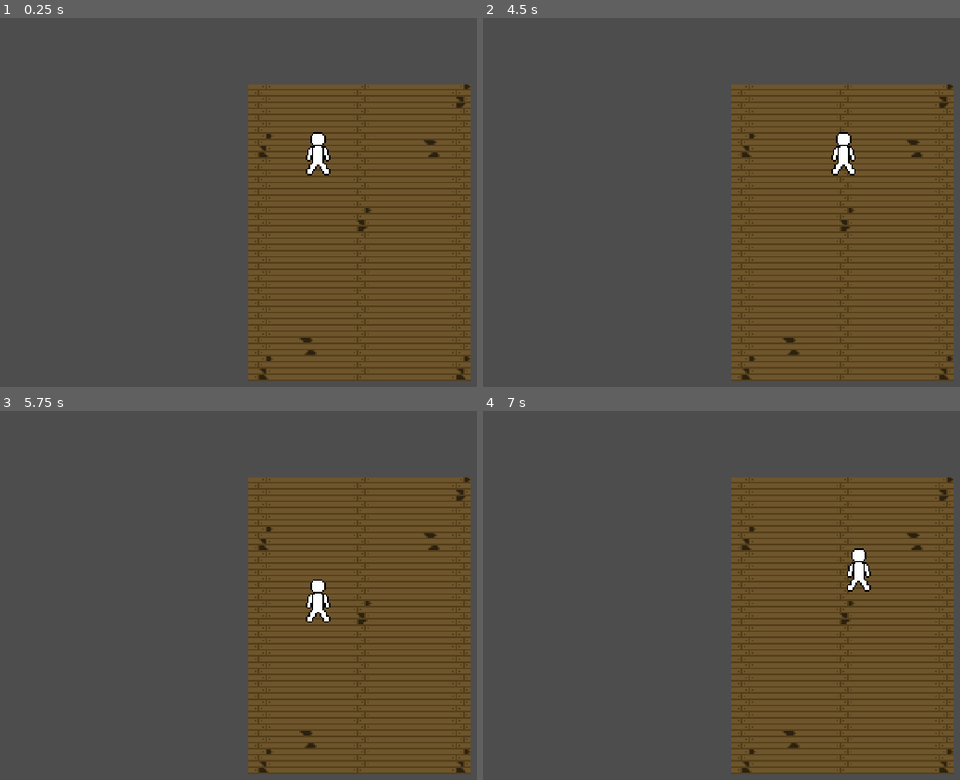
Above: before the commit, frames 1-4 (two rows, left to right).
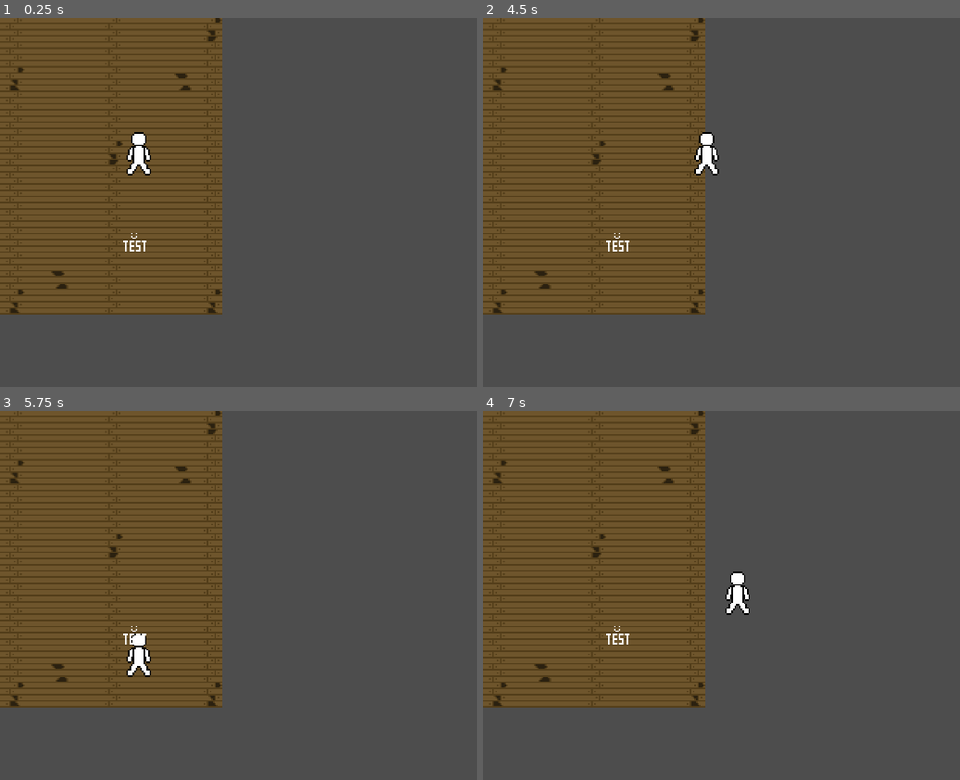
Above: after the commit, the same moments.

Repository: minimar/survivalgamething
Game: Godot game, scene res://Scenes/cabin.tscn
Same seed, same stepped clock (60 frames per second), same inputs: the game is played once before the commit and once after it. This scene is started directly instead of the project's main scene.
Inputs:
- Up to frame 1 (0.25 s): no input
- Up to frame 2 (4.5 s): tap Enter at 0.5 s; hold Right (ui_right) 0.53-1.28 s; tap Z (Interact, bound only after the commit) every 0.75 s from 0.6 to 4.35 s; hold Down (ui_down) 1.28-2.03 s; hold Right (ui_right) 2.03-2.78 s; hold Up (ui_up) 2.78-3.53 s; hold Left (ui_left) from 3.53 s (still down)
- Up to frame 3 (5.75 s): release Left (ui_left) at 5.03 s; hold Down (ui_down) from 5.03 s (still down); tap Z (Interact, bound only after the commit) at 5.1 s
- Up to frame 4 (7 s): release Down (ui_down) at 5.78 s; hold Right (ui_right) 5.78-6.53 s; tap Z (Interact, bound only after the commit) at 5.85, 6.6 s; hold Up (ui_up) from 6.53 s (still down)

The runs differ from the first frame. In frame 1, 75% of the frame differs, in the area x 0-99%, y 0-99%; in frame 2, 75%; in frame 3, 75%; in frame 4, 75%.

Commit message:
Interaction System

Diff:
--- /dev/null
+++ b/Scenes/Instanced Objects/dialogue_area.tscn
@@ -0,0 +1,14 @@
+[gd_scene load_steps=3 format=3 uid="uid://n6r0marigtb4"]
+
+[ext_resource type="Script" path="res://Scripts/dialogue_area.gd" id="1_pvrpc"]
+
+[sub_resource type="RectangleShape2D" id="RectangleShape2D_xod6k"]
+size = Vector2(16, 16)
+
+[node name="dialogueArea" type="Area2D"]
+collision_layer = 2
+collision_mask = 2
+script = ExtResource("1_pvrpc")
+
+[node name="CollisionShape2D" type="CollisionShape2D" parent="."]
+shape = SubResource("RectangleShape2D_xod6k")
--- a/Scenes/cabin.tscn
+++ b/Scenes/cabin.tscn
@@ -1,7 +1,11 @@
-[gd_scene load_steps=5 format=3 uid="uid://d0bpd1fovyfi0"]
+[gd_scene load_steps=9 format=3 uid="uid://d0bpd1fovyfi0"]
 
+[ext_resource type="Script" path="res://Scripts/worldHandler.gd" id="1_i2bk3"]
 [ext_resource type="Texture2D" uid="uid://ynrq185ctnc7" path="res://Assets/Sprites/CabinSpriteSheet.png" id="1_t2tc3"]
 [ext_resource type="PackedScene" uid="uid://brfafs40nxg43" path="res://Scenes/player.tscn" id="2_vf2bq"]
+[ext_resource type="Texture2D" uid="uid://bkv1rubqk10ed" path="res://Assets/Sprites/test.png" id="3_pmn3o"]
+[ext_resource type="PackedScene" uid="uid://n6r0marigtb4" path="res://Scenes/Instanced Objects/dialogue_area.tscn" id="4_qo1pu"]
+[ext_resource type="PackedScene" uid="uid://dt2omxug7nikb" path="res://Scenes/ui.tscn" id="6_qqhm1"]
 
 [sub_resource type="TileSetAtlasSource" id="TileSetAtlasSource_bymky"]
 texture = ExtResource("1_t2tc3")
@@ -16,16 +20,28 @@
 sources/0 = SubResource("TileSetAtlasSource_bymky")
 
 [node name="Cabin" type="Node2D"]
+script = ExtResource("1_i2bk3")
 
 [node name="TileMap" type="TileMap" parent="."]
-scale = Vector2(2, 2)
 tile_set = SubResource("TileSet_vt5dx")
 format = 2
 layer_0/tile_data = PackedInt32Array(0, 0, 15, 65536, 0, 15, 131072, 131072, 14, 196608, 0, 15, 262144, 0, 15, 327680,  …(1786 unchanged characters)…
 
 [node name="Player" parent="." instance=ExtResource("2_vf2bq")]
 position = Vector2(90, 86)
+scale = Vector2(1, 1)
 
 [node name="Camera2D" type="Camera2D" parent="."]
-position = Vector2(158, 184)
-zoom = Vector2(2, 2)
+position = Vector2(240, 135)
+zoom = Vector2(4, 4)
+
+[node name="Test" type="Sprite2D" parent="."]
+position = Vector2(88, 147)
+texture = ExtResource("3_pmn3o")
+
+[node name="dialogueArea" parent="Test" instance=ExtResource("4_qo1pu")]
+dialogueText = "Placeholder"
+
+[node name="UI" parent="." instance=ExtResource("6_qqhm1")]
+
+[connection signal="dialogueSignal" from="Player" to="." method="_on_player_dialogue_signal"]
--- a/Scenes/player.tscn
+++ b/Scenes/player.tscn
@@ -26,6 +26,9 @@
 [sub_resource type="RectangleShape2D" id="RectangleShape2D_1bo3f"]
 size = Vector2(16, 16)
 
+[sub_resource type="RectangleShape2D" id="RectangleShape2D_ec67u"]
+size = Vector2(19, 16)
+
 [node name="Player" type="CharacterBody2D"]
 position = Vector2(347, 185)
 scale = Vector2(2, 2)
@@ -40,3 +43,10 @@
 [node name="Collision" type="CollisionShape2D" parent="."]
 position = Vector2(0, 8)
 shape = SubResource("RectangleShape2D_1bo3f")
+
+[node name="Area2D" type="Area2D" parent="."]
+collision_layer = 2
+collision_mask = 2
+
+[node name="Dialog Hitbox" type="CollisionShape2D" parent="Area2D"]
+shape = SubResource("RectangleShape2D_ec67u")
--- a/Scenes/ui.tscn
+++ b/Scenes/ui.tscn
@@ -8,7 +8,7 @@
 script = ExtResource("1_jmj38")
 
 [node name="Dialogue Box" type="RichTextLabel" parent="Dialogue Handler"]
-offset_left = 131.0
-offset_top = 125.0
-offset_right = 411.0
-offset_bottom = 308.0
+offset_left = 25.0
+offset_top = 790.0
+offset_right = 1907.0
+offset_bottom = 1062.0
--- a/Scripts/Player.gd
+++ b/Scripts/Player.gd
@@ -2,8 +2,10 @@
 
 
 const MovementSpeed = 100
+const dialogueOffset = .18
 
-
+@onready var dialogueArea = $Area2D
+signal dialogueSignal
 # Called when the node enters the scene tree for the first time.
 func _ready():
 	pass
@@ -14,4 +16,21 @@
 	velocity = Vector2(Input.get_axis("ui_left","ui_right"), Input.get_axis("ui_up","ui_down"))
 	velocity = velocity.normalized()*MovementSpeed
 	move_and_slide()
+	if velocity != Vector2(0,0):
+		dialogueArea.position = Vector2(0,12)
+		dialogueArea.position += velocity * dialogueOffset
 	#print(position)
+
+func _process(delta):
+	if Input.is_action_just_pressed("Interact"):
+		checkDialogueNodes()
+
+func checkDialogueNodes():
+	var dialogueNodes = dialogueArea.get_overlapping_areas()
+	if dialogueNodes.size() == 0:
+		return
+	var priorityDialogueNode = dialogueNodes[0]
+	for dialogueNode in dialogueNodes:
+		if dialogueNode.dialoguePriority > priorityDialogueNode.dialoguePriority:
+			priorityDialogueNode = dialogueNode
+	dialogueSignal.emit(priorityDialogueNode)
--- a/Scripts/dialogue.gd
+++ b/Scripts/dialogue.gd
@@ -2,17 +2,19 @@
 @onready var dialogueBox = $"Dialogue Box"
 var dialogueText:String
 var dialoguePos:int
-# Called when the node enters the scene tree for the first time.
-func _ready(): # Replace with function body.
-	dialogueText = "Lorem ipsum dolor sit amet, consectetur adipiscing elit. Aenean ultricies sed nunc non aliquam. Curabitur tincidunt consectetur nulla, a ultricies lectus pulvinar nec. Nulla sit amet aliquet magna. Phasellus in dapibus ligula, eget cursus est. Morbi cursus ac metus eu sollicitudin. Nam placerat risus id lobortis gravida. Praesent vel malesuada dolor. Mauris eget nisi facilisis, tempus tellus quis, egestas lacus. Mauris in varius diam. Nullam ullamcorper elit quis urna consequat placerat. Ut nisi quam, posuere eu auctor at, hendrerit fermentum mi. Aenean fringilla, nunc vel suscipit porta, nunc velit interdum dolor, nec finibus est tellus non lacus."
-	dialoguePos = 0
-# Called every frame. 'delta' is the elapsed time since the previous frame.
+
 func _process(delta):
 	dialogueBox.text = writeText(dialogueText, dialoguePos)
 	dialoguePos += 1
+
 func dialogBox(ID):
 	pass
 
 func writeText(text,value):
 	text = text.left(value)
 	return text
+
+func processDialogue(nodeDialogueID, nodeDialogueText):
+	if nodeDialogueID == "":
+		dialogueText = nodeDialogueText
+		dialoguePos = 0
--- /dev/null
+++ b/Scripts/dialogue_area.gd
@@ -0,0 +1,5 @@
+extends Area2D
+class_name dialogueNode
+@export var dialogueID = ""
+@export var dialogueText = ""
+@export var dialoguePriority = 1
--- /dev/null
+++ b/Scripts/worldHandler.gd
@@ -0,0 +1,15 @@
+extends Node2D
+
+
+# Called when the node enters the scene tree for the first time.
+func _ready():
+	pass # Replace with function body.
+
+
+# Called every frame. 'delta' is the elapsed time since the previous frame.
+func _process(delta):
+	pass
+
+
+func _on_player_dialogue_signal(resultNode:dialogueNode):
+	$"UI/Dialogue Handler".processDialogue(resultNode.dialogueID, resultNode.dialogueText)
--- a/project.godot
+++ b/project.godot
@@ -30,6 +30,19 @@
 window/stretch/mode="viewport"
 window/vsync/vsync_mode=0
 
+[input]
+
+Interact={
+"deadzone": 0.5,
+"events": [Object(InputEventKey,"resource_local_to_scene":false,"resource_name":"","device":-1,"window_id":0,"alt_pressed":false,"shift_pressed":false,"ctrl_pressed":false,"meta_pressed":false,"pressed":false,"keycode":0,"physical_keycode":90,"key_label":0,"unicode":122,"echo":false,"script":null)
+, Object(InputEventJoypadButton,"resource_local_to_scene":false,"resource_name":"","device":-1,"button_index":0,"pressure":0.0,"pressed":true,"script":null)
+]
+}
+
+[layer_names]
+
+2d_physics/layer_2="Dialogue"
+
 [rendering]
 
 textures/canvas_textures/default_texture_filter=0
Binary file added: Assets/Sprites/test.png
Not shown, added: Assets/Sprites/test.png.import
Not shown: 1 places in Scenes/player.tscn that only renumber resources
